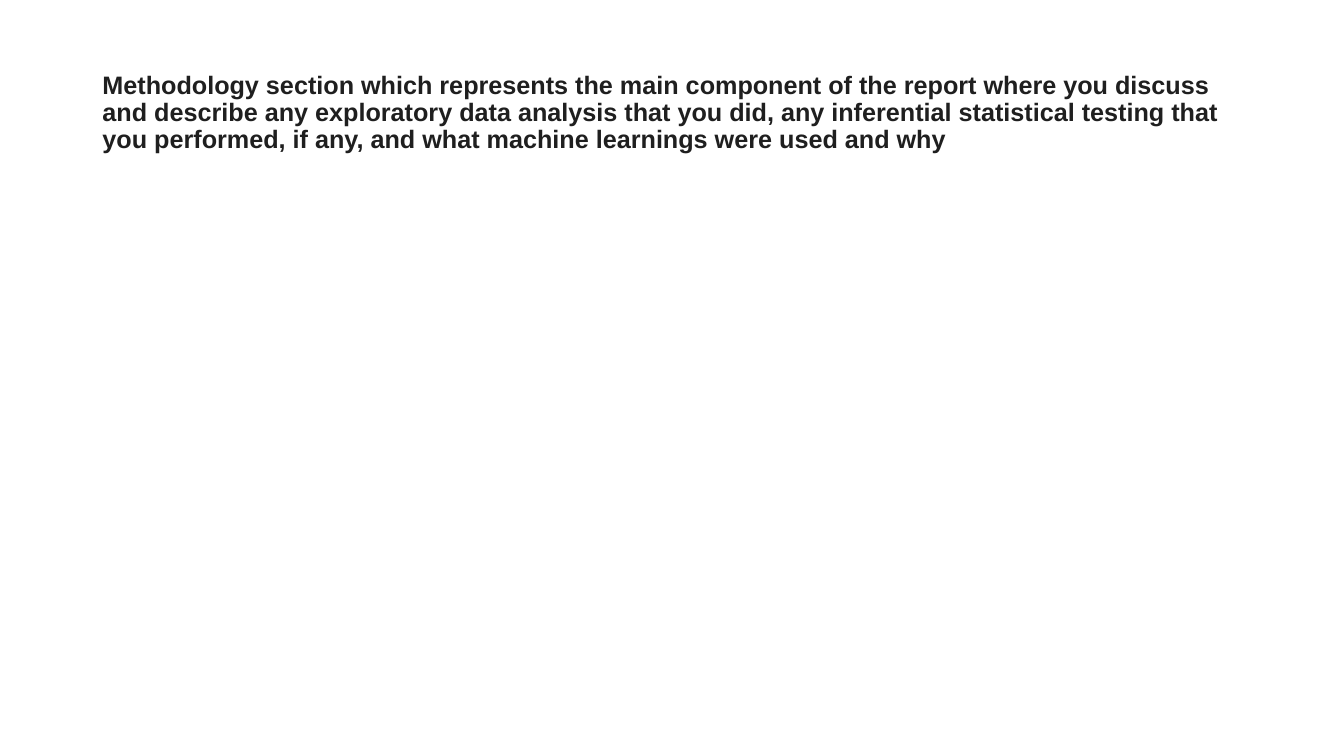
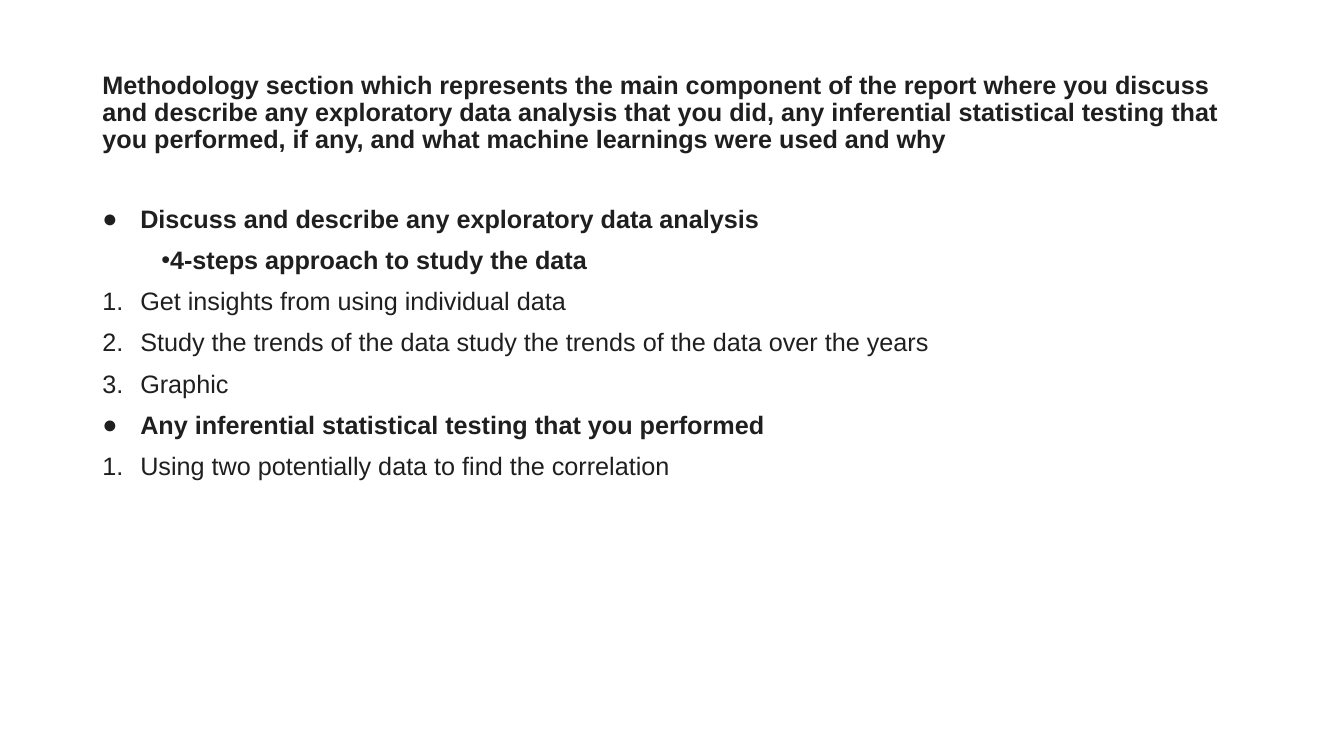
Before and after one commit to on99689nnnnn/Coursera_Capstone, a slide deck: slide 12 of Presentation - Coursera_Capstone.pptx (slide 4 before the commit). Drawn at 1344x756 pixels with LibreOffice and Linux fonts; fonts in the diff are those of the drawing. Boxes give left, top, right and bottom in pixels: in the first picture for what was removed or moved away, otherwise in the second. Text is boxed around its words. In the diff, an @@ line names an element or a change of style, - is before the commit and + after.

```diff
--- a/Presentation - Coursera_Capstone.pptx
+++ b/Presentation - Coursera_Capstone.pptx
@@ text added at (x1=140, y1=209, x2=929, y2=481), 18 pt, text #1F1F1F @@
+● Discuss and describe any exploratory data analysis
+• 4-steps approach to study the data
+1. Get insights from using individual data
+2. Study the trends of the data study the trends of the data over the years
+3. Graphic
+● Any inferential statistical testing that you performed
+1. Using two potentially data to find the correlation
```
Also in this commit, not shown: 6 other slides changed, 34 slides added, 6 other files.
